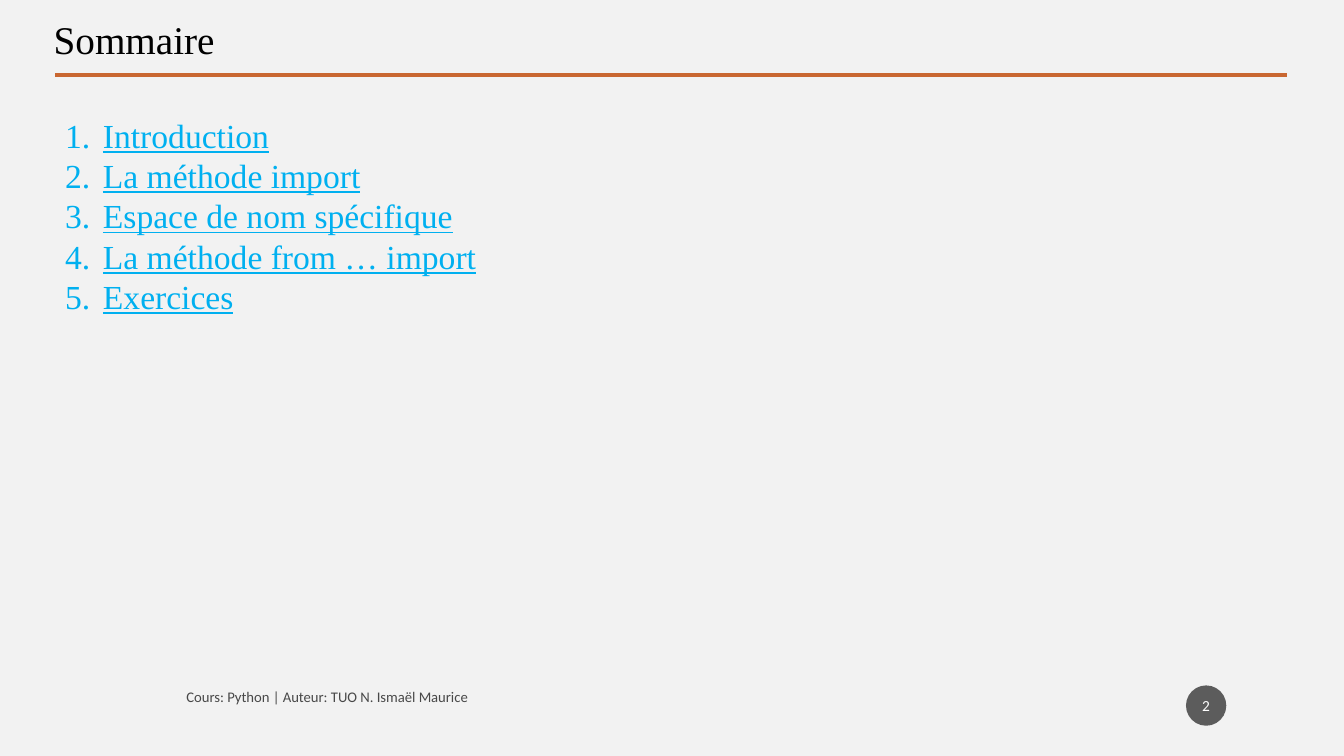
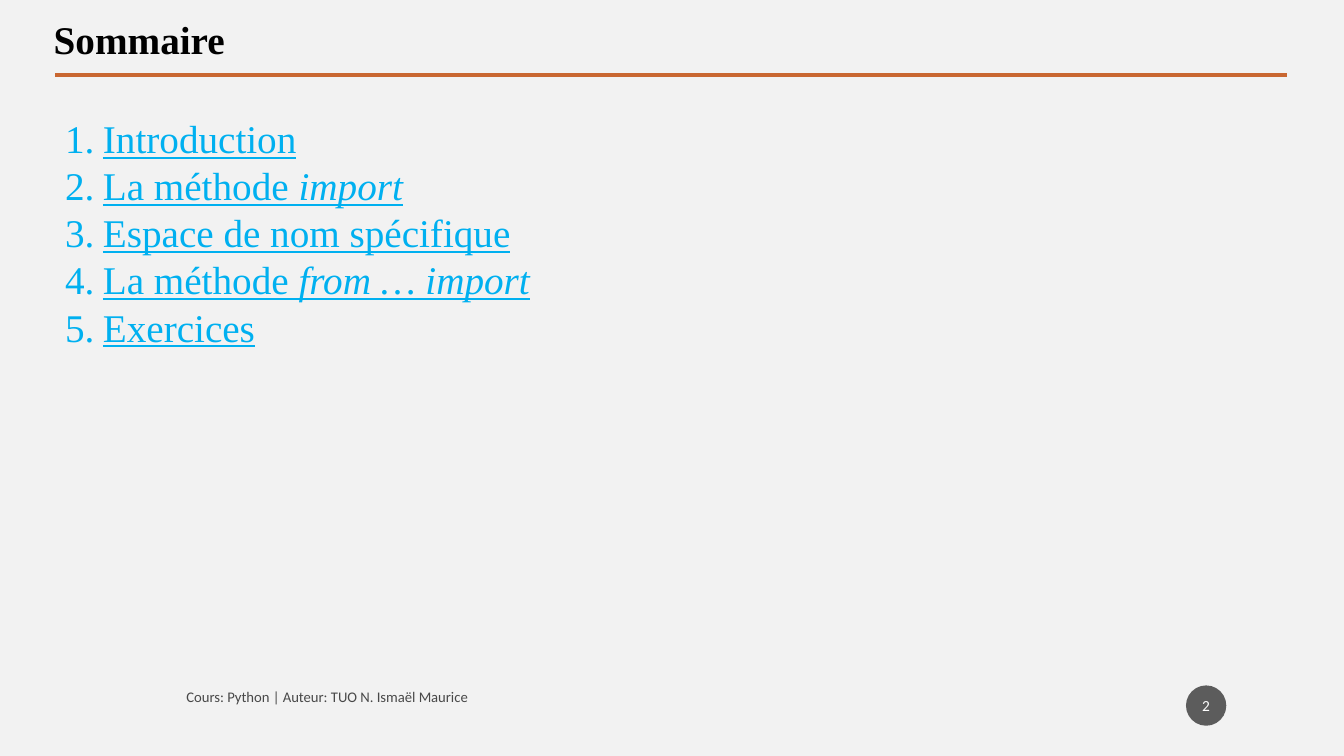
Before and after one commit to tisma95/cours-python, a slide deck: slide 2 of source/Chapitre 6 - Les modules.pptx. Drawn at 1344x756 pixels with LibreOffice and Linux fonts; fonts in the diff are those of the drawing. Boxes give left, top, right and bottom in pixels: in the first picture for what was removed or moved away, otherwise in the second. Text is boxed around its words. In the diff, an @@ line names an element or a change of style, - is before the commit and + after.

Commit message:
Style: Mise à jour du style du chp1-chp7
Mise en forme du contenu du sommaire à 24 px
Mettre en gras tous les titres de pages
Mettre en italique les mots clés

```diff
--- a/source/Chapitre 6 - Les modules.pptx
+++ b/source/Chapitre 6 - Les modules.pptx
@@ text "Sommaire" at [54,27,225,55]: bold on @@
@@ text "Introduction" at [103,125,529,347]: size 24 to 28 pt; italic on in "import", "from … import" @@
```
Also in this commit, not shown: 7 other slides changed, 13 other files.
